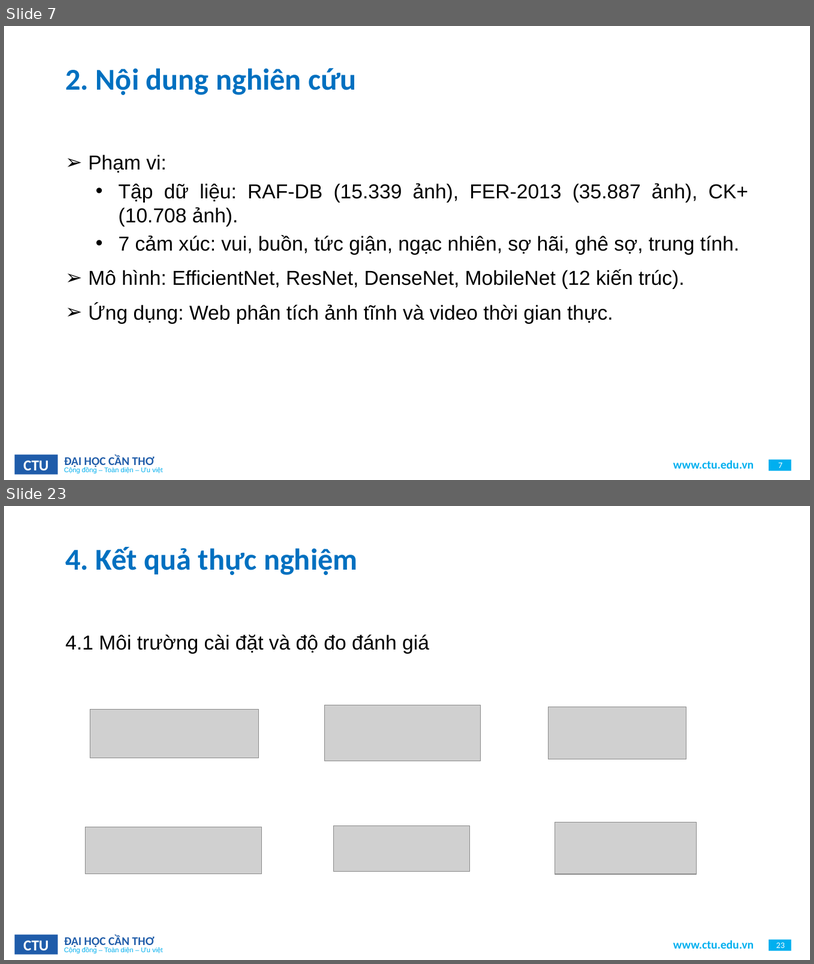
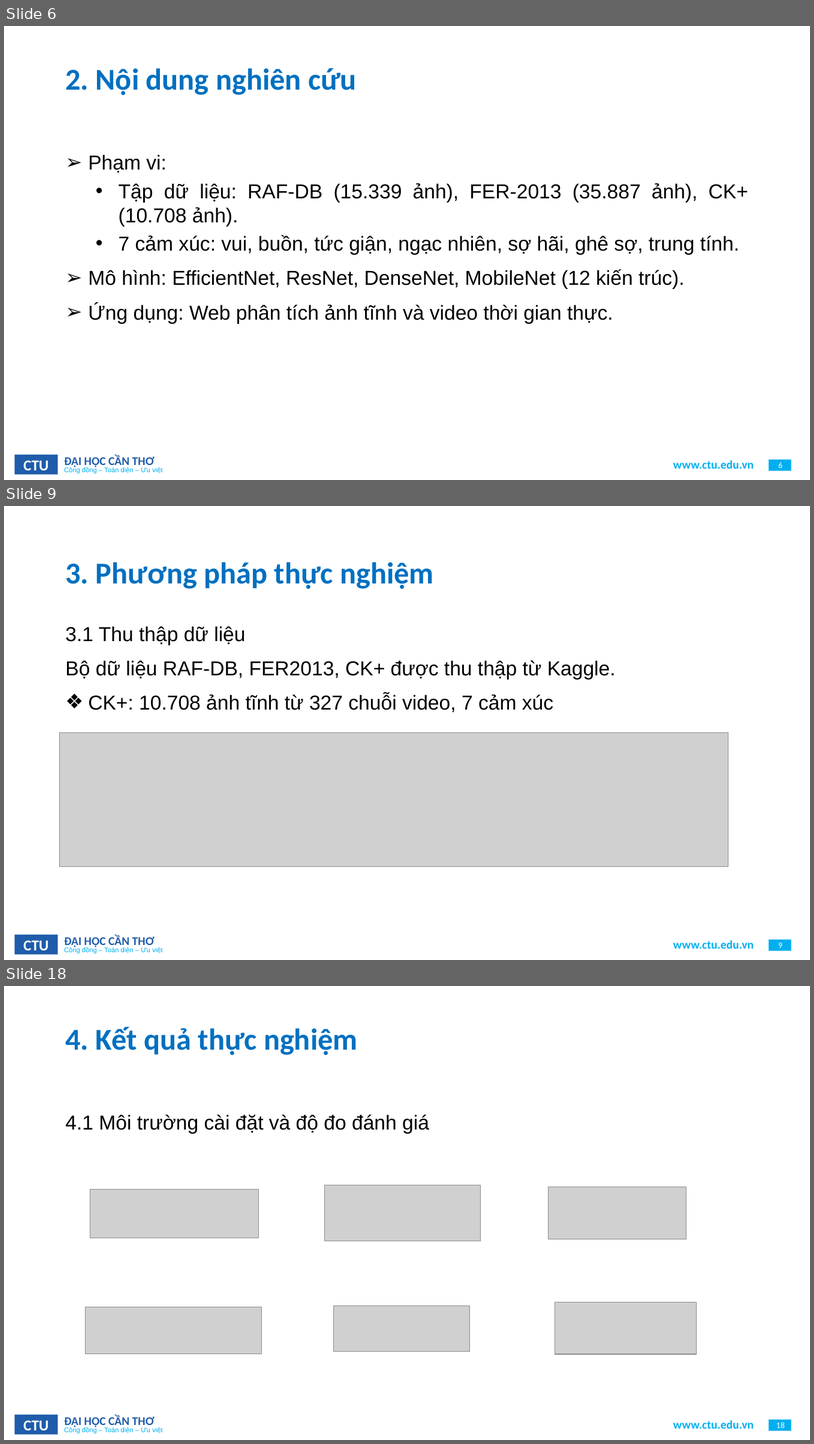
Before and after one commit to Viet0904/FER, a slide deck: BaoCao/B2111908_LuanVan.pptx. Shown one above the other, each under a label of ours: slides 7 and 23 before the commit, slides 6, 9 and 18 after it; the slides between them are not shown. The pictures are 814x964 and 814x1444 pixels, drawn with LibreOffice and Linux fonts; fonts in the diff are those of the drawing; grey boxes stand for pictures; background and template pictures are left out. Boxes give left, top, right and bottom in pixels: in the first picture for what was removed or moved away, otherwise in the second. Text is boxed around its words. In the diff, an @@ line names an element or a change of style, - is before the commit and + after.

```diff
--- a/BaoCao/B2111908_LuanVan.pptx
+++ b/BaoCao/B2111908_LuanVan.pptx
@@ slide 9 added at (4, 506, 810, 960), background #FFFFFF; not listed: 7 template elements that a slide beside it also shows @@
@@ title added at (65, 562, 434, 589), 36 pt, text #0070C0, bold @@
+3. Phương pháp thực nghiệm
@@ text added at (65, 626, 616, 712), 24 pt, text #000000 @@
+3.1 Thu thập dữ liệu
+Bộ dữ liệu RAF-DB, FER2013, CK+ được thu thập từ Kaggle.
+❖ CK+: 10.708 ảnh tĩnh từ 327 chuỗi video, 7 cảm xúc
@@ picture added at (60, 733, 729, 867) @@
@@ what was slide 7 is now slide 6 @@
@@ page number at (779, 462, 783, 468): text changed @@
-7
+6
@@ what was slide 23 is now slide 18 @@
@@ page number at (777, 1422, 785, 1428): text changed @@
-23
+18
```
Also in this commit, not shown: 10 slides changed, 4 other slides added, 10 slides removed, 7 other files.
